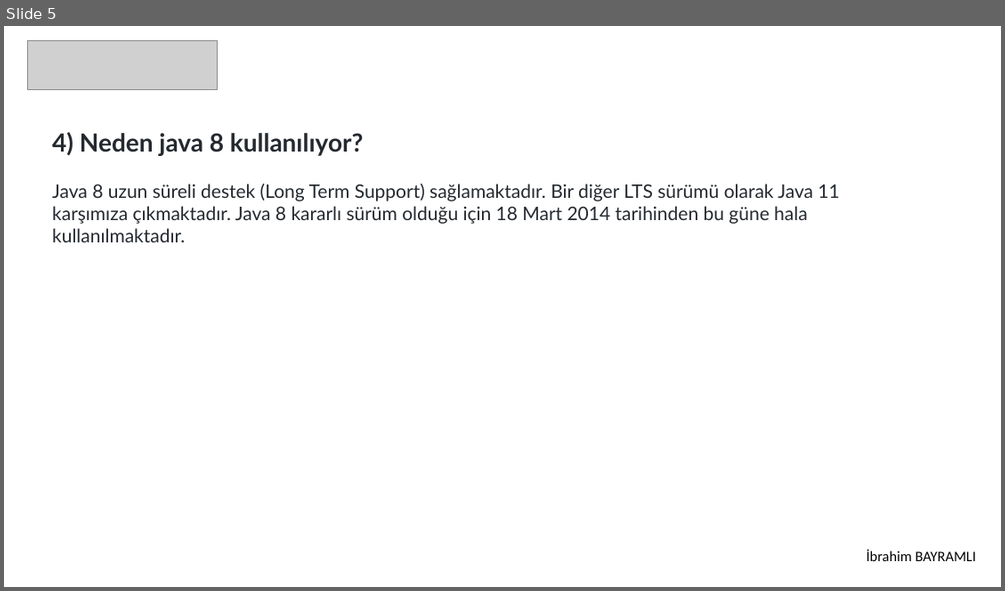
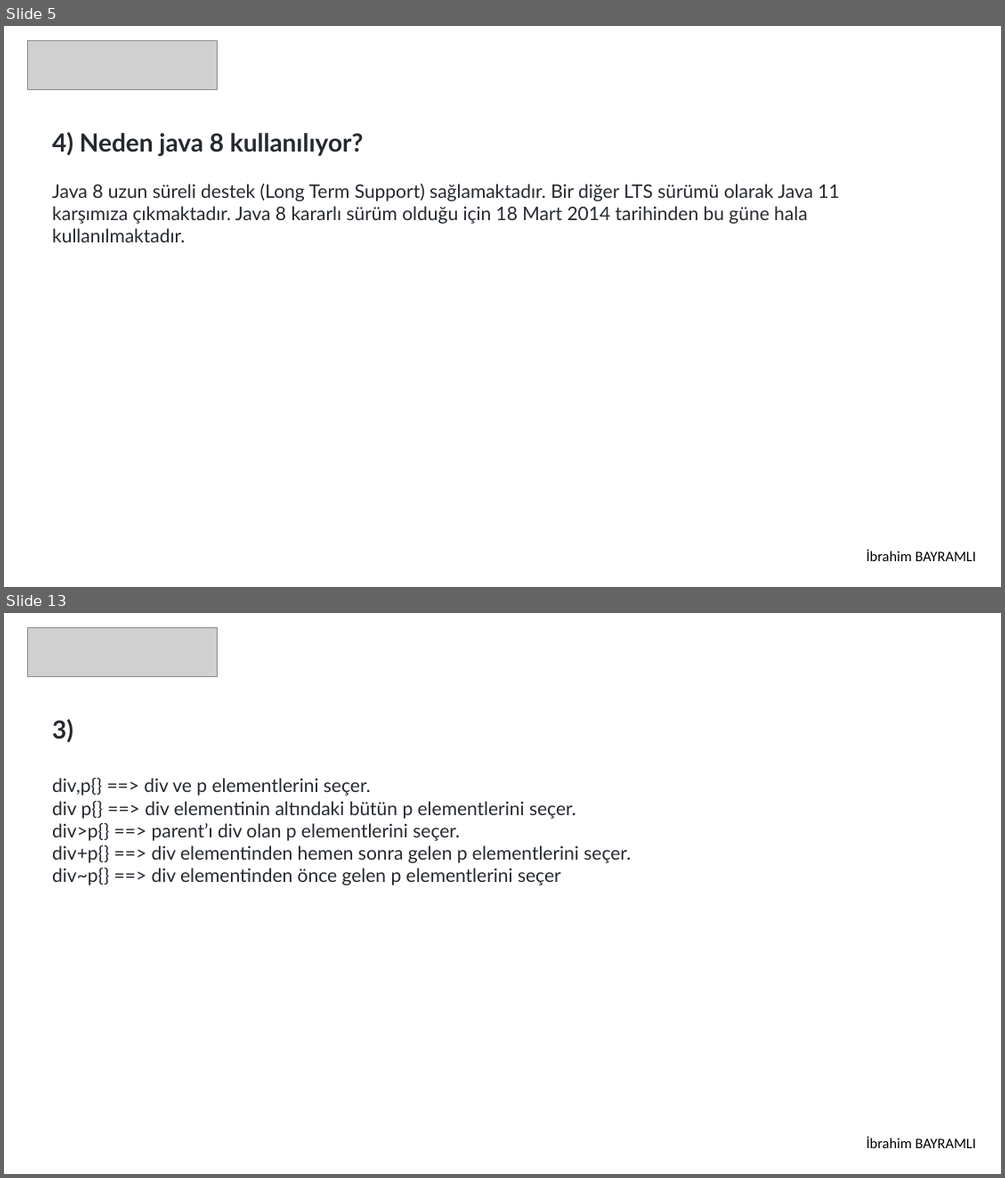
Before and after one commit to 207-Atmosware-Java-Bootcamp/2-hafta-pazartesi-odevi-ibrahimbayramli, a slide deck: Odev.pptx. Shown one above the other, each under a label of ours: slide 5 before the commit, slides 5 and 13 after it; the slides between them are not shown. The pictures are 1005x591 and 1005x1178 pixels, drawn with LibreOffice and Linux fonts; fonts in the diff are those of the drawing; grey boxes stand for pictures. Boxes give left, top, right and bottom in pixels: in the first picture for what was removed or moved away, otherwise in the second. Text is boxed around its words. In the diff, an @@ line names an element or a change of style, - is before the commit and + after.

```diff
--- a/Odev.pptx
+++ b/Odev.pptx
@@ slide 13 added at (4,613,1001,1174), background #FFFFFF @@
@@ picture added at (28,627,217,676) @@
@@ text added at (52,719,631,885), 18 pt, text #24292F @@
+3)
+div,p{} ==> div ve p elementlerini seçer.
+div p{} ==> div elementinin altındaki bütün p elementlerini seçer.
+div>p{} ==> parent’ı div olan p elementlerini seçer.
+div+p{} ==> div elementinden hemen sonra gelen p elementlerini seçer.
+div~p{} ==> div elementinden önce gelen p elementlerini seçer
@@ text added at (866,1136,976,1148), 14 pt, text #000000 @@
+İbrahim BAYRAMLI
```
Also in this commit, not shown: 15 other slides added, 4 other files.
